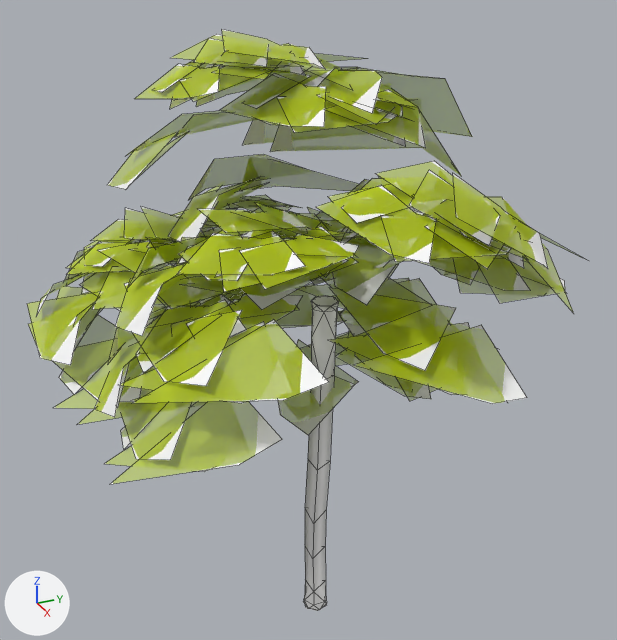
What one commit did to the FBX model Assets/Content/tree-lowpoly3.fbx.
Camera for both pictures: a 50 mm lens placed at (0.818, -0.382, 0.83), pointed at (-0.038, 0.004, 0.402). Arrows for +X, +Y and +Z are at lower left; the lights stay in place. Mesh edges are drawn as thin lines. Where no turn or scale is listed for an object, it has been applied to the vertices. Vertices at the same position are counted once.

In view in the first picture: 'foliage:tree3.001'.
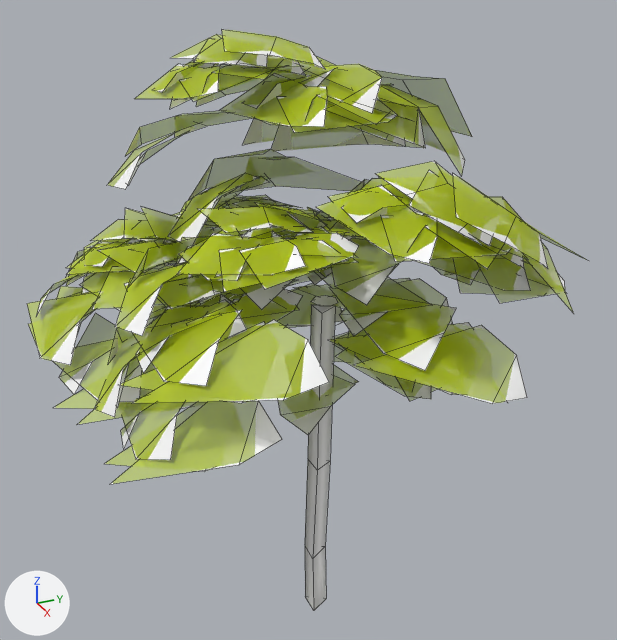
The change, as a diff of the scene's bpy script:
```diff
--- a/Assets/Content/tree-lowpoly3.fbx.py
+++ b/Assets/Content/tree-lowpoly3.fbx.py
@@ me_plane_003 @@
 # used by ob_foliage_tree3_001; location = (0.0, 0.0, 0.0)
-me_plane_003.from_pydata(...)  # 1384 vertices, 303 faces; spans x -0.329..0.267, y -0.307..0.271, z 0.0..0.737
+me_plane_003.from_pydata(...)  # 1532 vertices, 437 faces; spans x -0.329..0.267, y -0.307..0.271, z 0.0..0.737
+# me_plane_003 part 1: the loose piece of 5 vertices spanning x -0.184..-0.043, y -0.053..0.078, z 0.673..0.714 is deleted
+# me_plane_003 part 2: 17 vertices removed from x -0.016..0.026, y -0.012..0.023, z 0.349..0.442; 191 vertices added at x -0.267..0.245, y -0.272..0.244, z 0.334..0.733
+# me_plane_003 part 3: 15 vertices removed from x -0.013..0.019, y -0.021..0.011, z 0.0..0.031; 3 vertices added at x -0.012..0.017, y -0.013..0.012, z 0.0
 me_plane_003.materials.append(mat_material_017)
```

Boxes (x1, y1, x2, y2) around the edits, measured in the pictures (617 x 640 px):
part 1 of me_plane_003, deleted
    before: (314, 53, 366, 61)
part 2 of me_plane_003, built on
    before: (308, 299, 339, 465)
    after: (30, 29, 564, 472)
part 3 of me_plane_003, cut back
    before: (304, 547, 327, 610)
    after: (305, 547, 326, 611)
